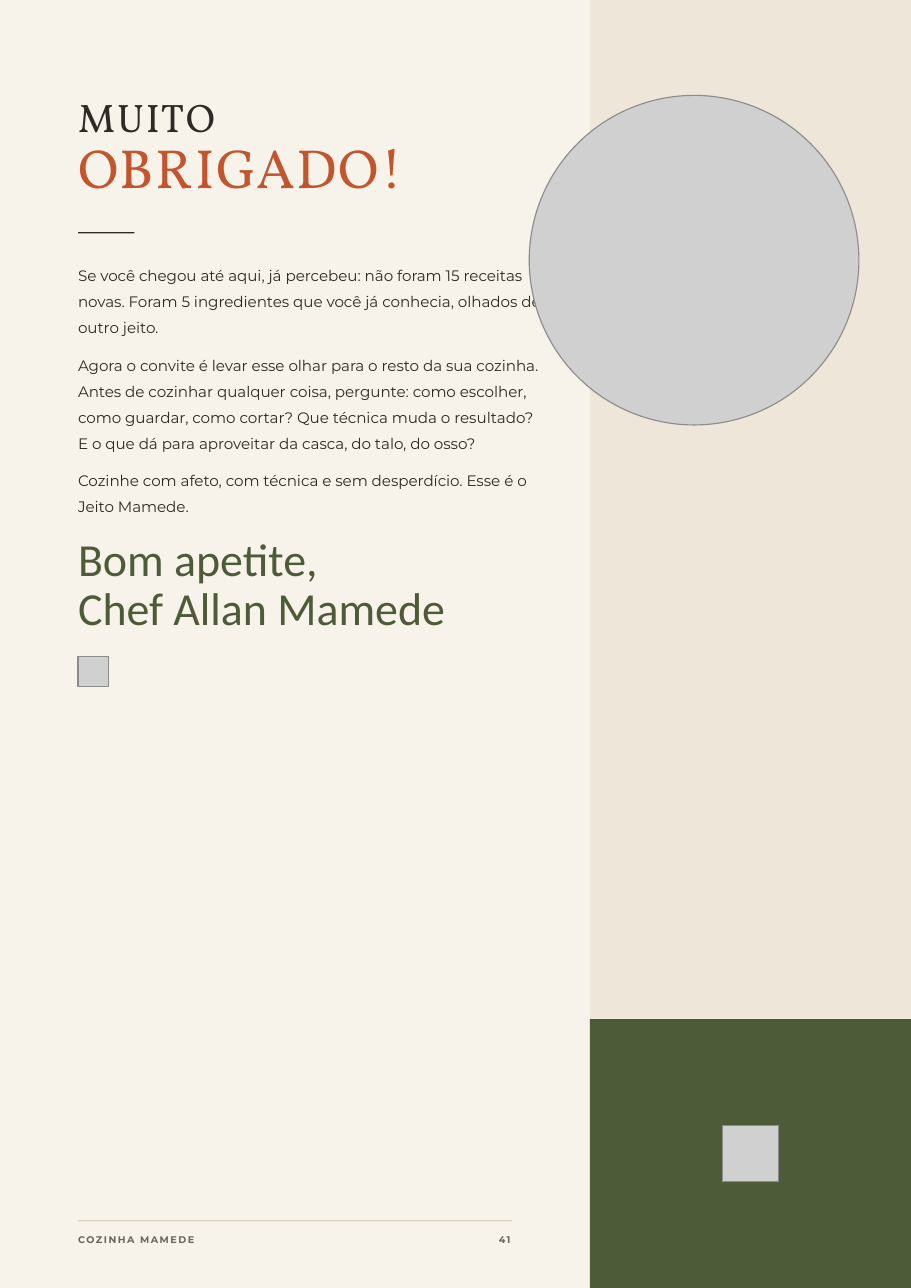
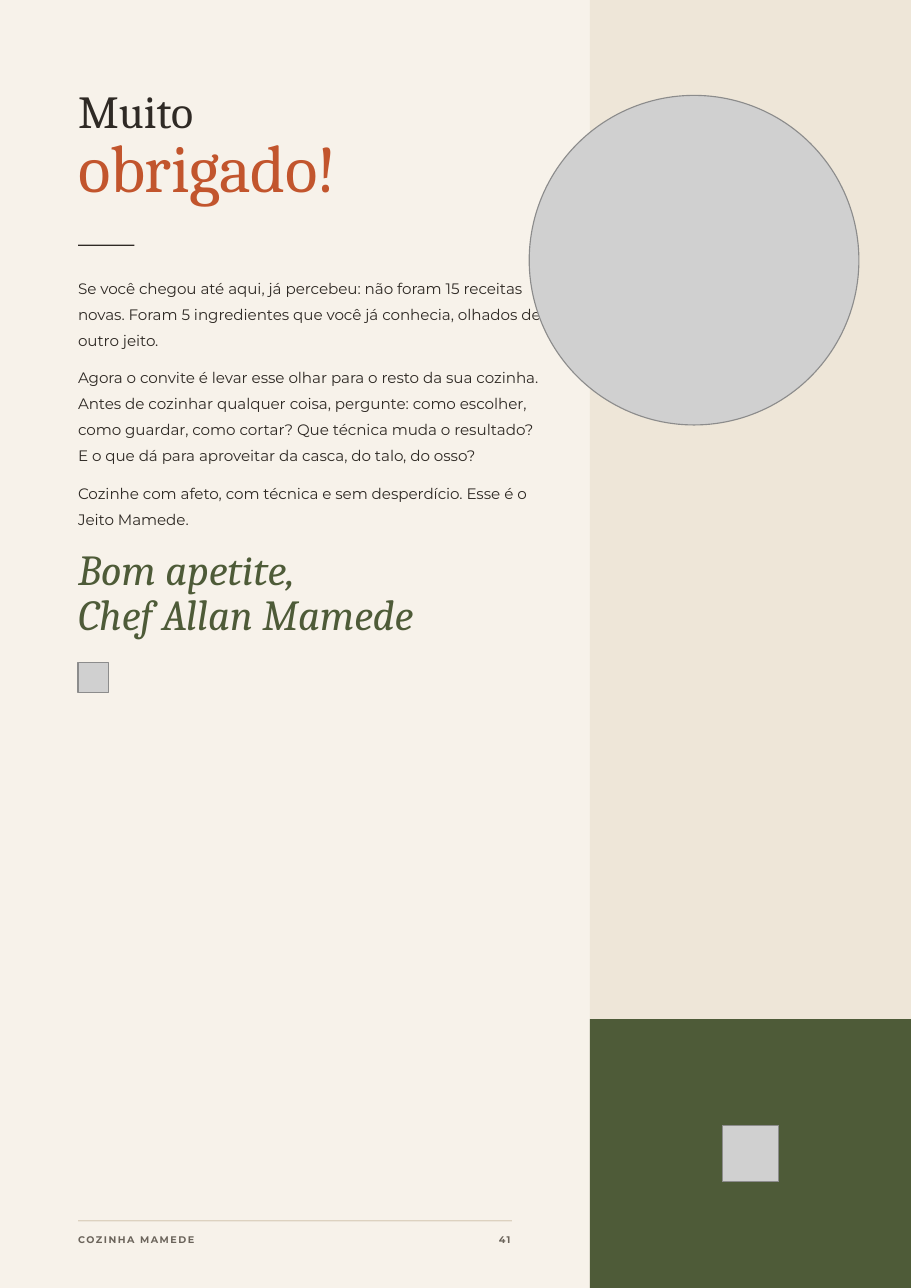
Before and after one commit to monelleayabamensah-hub/ebook-receitas, a slide deck: slide 41 of versoes/VERSAO COM FOTOGRAFIAS/Cozinha-Mamede-Canva.pptx. Drawn at 911x1288 pixels with LibreOffice and Linux fonts; fonts in the diff are those of the drawing; grey boxes stand for pictures. Boxes give left, top, right and bottom in pixels: in the first picture for what was removed or moved away, otherwise in the second. Text is boxed around its words. In the diff, an @@ line names an element or a change of style, - is before the commit and + after.

```diff
--- a/versoes/VERSAO COM FOTOGRAFIAS/Cozinha-Mamede-Canva.pptx
+++ b/versoes/VERSAO COM FOTOGRAFIAS/Cozinha-Mamede-Canva.pptx
@@ text at <box>78,97,193,129</box>: text changed; size 26 to 30 pt; font Vollkorn to Cambria @@
-MUITO
+Muito
@@ text at <box>78,145,337,207</box>: text changed; size 36 to 44 pt; font Vollkorn to Cambria @@
-OBRIGADO!
+obrigado!
@@ rectangle: place and size @@
-rectangle at <box>78,232,134,234</box>
+rectangle at <box>78,245,134,246</box>
@@ 3 texts: place and size @@
-3 texts at <box>78,269,540,512</box>
+3 texts at <box>78,282,540,525</box>
@@ text "Bom apetite,": place and size @@
-text "Bom apetite," at <box>78,544,445,626</box>
+text "Bom apetite," at <box>78,556,413,640</box>
@@ text "Bom apetite," at <box>78,556,413,640</box>: size 30 to 28 pt, font Calibri to Cambria, italic on; line spacing 31.5pt to 29.4pt @@
@@ picture: place and size @@
-picture at <box>78,657,109,687</box>
+picture at <box>78,662,109,693</box>
```
Also in this commit, not shown: 40 other slides changed, 19 other files.
